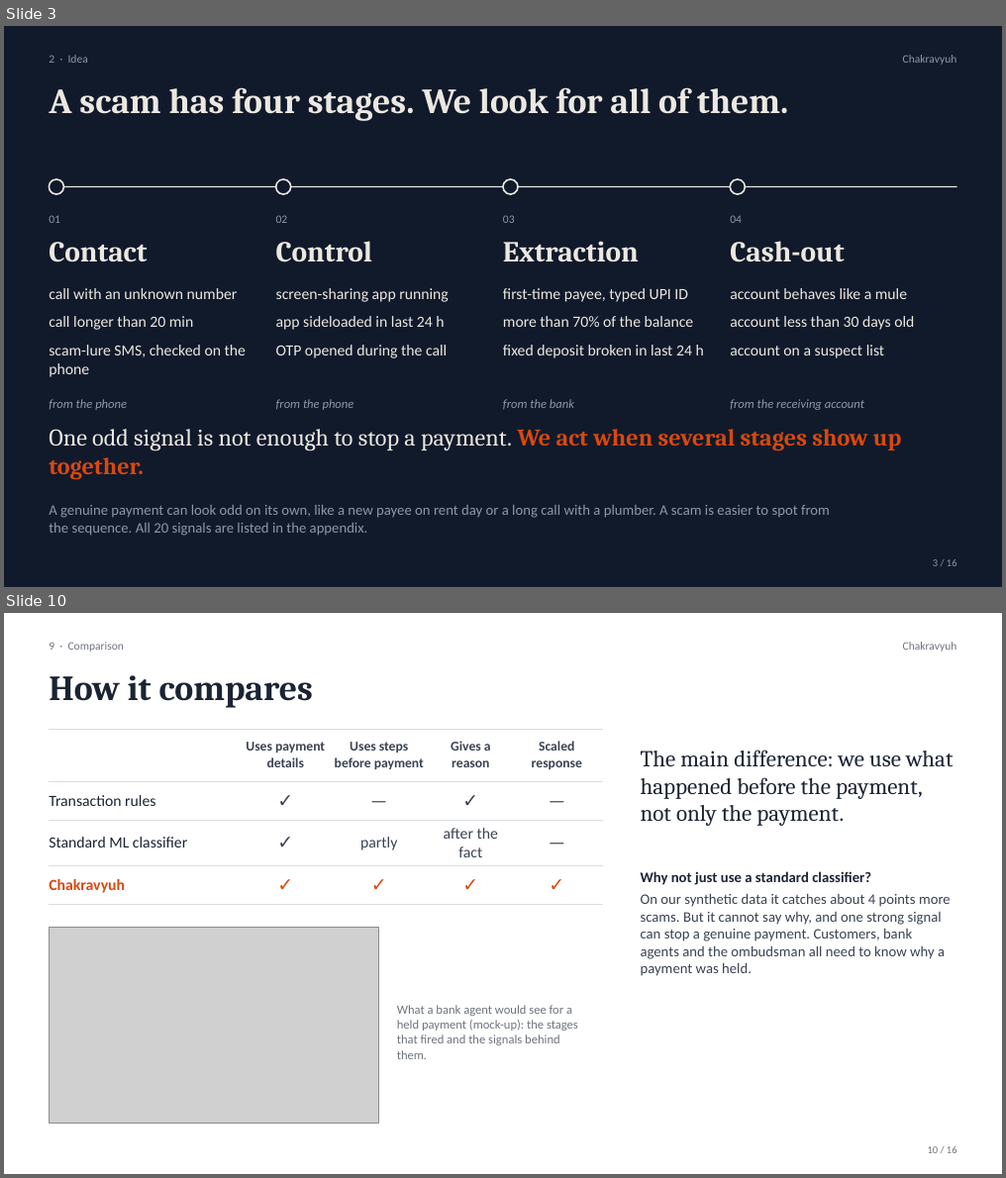
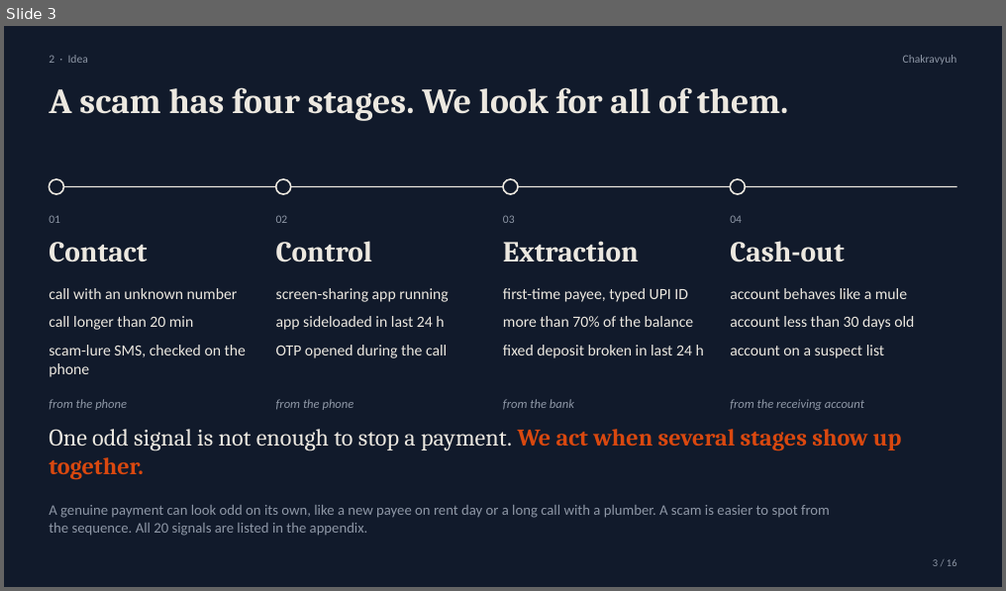
Before and after one commit to MathewsV-Manoj/Amazon-x-IITD, a slide deck: submission/ppt/Chakravyuh_RAKSHAM_Round1.pptx. Shown one above the other, each under a label of ours: slides 3 and 10 before the commit, slide 3 after it; the slides between them are not shown. The pictures are 1006x1178 and 1006x591 pixels, drawn with LibreOffice and Linux fonts; fonts in the diff are those of the drawing; grey boxes stand for pictures. Boxes give left, top, right and bottom in pixels: in the first picture for what was removed or moved away, otherwise in the second. Text is boxed around its words. In the diff, an @@ line names an element or a change of style, - is before the commit and + after.

```diff
--- a/submission/ppt/Chakravyuh_RAKSHAM_Round1.pptx
+++ b/submission/ppt/Chakravyuh_RAKSHAM_Round1.pptx
@@ slide 10 removed at box(4, 613, 1002, 1174), background #FFFFFF @@
@@ text removed at box(49, 642, 125, 652) @@
-9 · Comparison
@@ text removed at box(903, 642, 957, 652) @@
-Chakravyuh
@@ text removed at box(49, 675, 313, 708) @@
-How it compares
@@ table removed at box(49, 729, 603, 897), 4 rows, 5 columns @@
- | Uses payment / details | Uses steps / before payment | Gives a / reason | Scaled / response
-Transaction rules | ✓ | — | ✓ | —
-Standard ML classifier | ✓ | partly | after the fact | —
-Chakravyuh | ✓ | ✓ | ✓ | ✓
@@ text removed at box(641, 750, 952, 826) @@
-The main difference: we use what happened before the payment, not only the payment.
@@ text removed at box(641, 871, 871, 885) @@
-Why not just use a standard classifier?
@@ text removed at box(641, 893, 950, 976) @@
-On our synthetic data it catches about 4 points more scams. But it cannot say why, and one strong signal can stop a genuine payment. Customers, bank agents and the ombudsman all need to know why a payment was held.
@@ picture removed at box(49, 928, 378, 1123) @@
@@ text removed at box(397, 1005, 578, 1059) @@
-What a bank agent would see for a held payment (mock-up): the stages that fired and the signals behind them.
@@ text removed at box(928, 1147, 957, 1154) @@
-10 / 16
```
Also in this commit, not shown: 9 slides changed, 4 slides added, 3 other slides removed, 7 other files.
